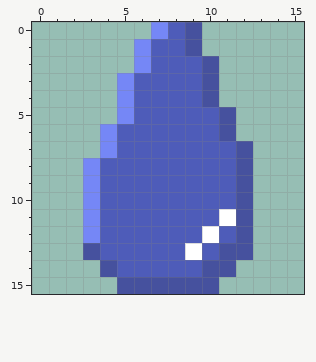
Pixel-art sprite: Final_Project/Assets/Art/RaindropTokenSmall.png. The first picture shows the starting point.
The file is 16x16 pixels.
New version:
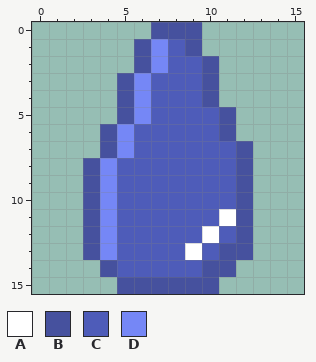
Palette (. is transparent): A #ffffff  B #46519e  C #4e5cb9  D #7587f6
What changed:
{"y":0,"x":7,"old":"DC","new":"BB"}
{"y":1,"x":6,"old":"DC","new":"BD"}
{"y":2,"x":6,"old":"DC","new":"BD"}
{"y":3,"x":5,"old":"DC","new":"BD"}
{"y":4,"x":5,"old":"DC","new":"BD"}
{"y":5,"x":5,"old":"DC","new":"BD"}
{"y":6,"x":4,"old":"DC","new":"BD"}
{"y":7,"x":4,"old":"DC","new":"BD"}
{"y":8,"x":3,"old":"DC","new":"BD"}
{"y":9,"x":3,"old":"DC","new":"BD"}
{"y":10,"x":3,"old":"DC","new":"BD"}
{"y":11,"x":3,"old":"DC","new":"BD"}
{"y":12,"x":3,"old":"DC","new":"BD"}
{"y":13,"x":4,"old":"C","new":"D"}
{"label":"changed","picture_box":[83,22,185,260]}
